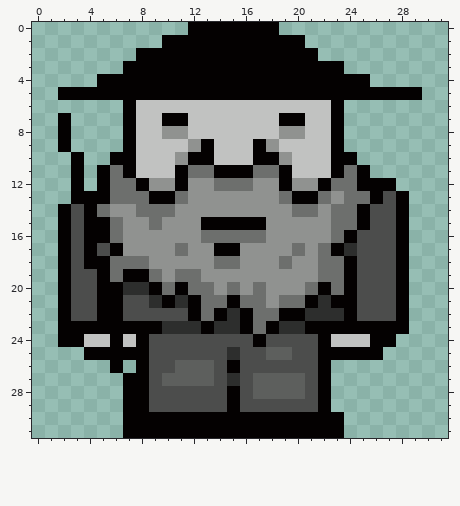
One commit to this pixel-art sprite: construct 2/prototype/Animations/Fisherman/Down/000.png. The first picture shows the starting point.
The file is 32x32 pixels. Colours within 5 levels of each other are drawn and written as one.
Once edited:
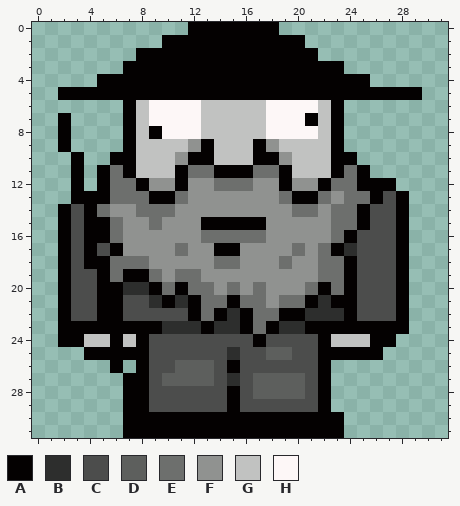
Palette (. is transparent): A #040101  B #2d2e2d  C #4c4d4c  D #5d5f5d  E #6d6f6d  F #909290  G #c1c2c1  H #fdf7f7
Edits made:
Colour G becomes colour A in row 7 at x 21; in row 8 at x 9.
Colour A becomes colour H in row 7 at x 10 to 11 and 19 to 20.
Colour F becomes colour H in row 8 at x 10 to 11 and 19 to 20.
Colour G becomes colour H in row 6 at x 9 to 12 and 18 to 21; in row 7 at x 9, 12 and 18; in row 8 at x 12, 18 and 21.
Pixel boxes of the changes (left, top, right, bottom) in both pictures:
changed: (149, 100, 201, 139)
changed: (266, 100, 318, 139)
